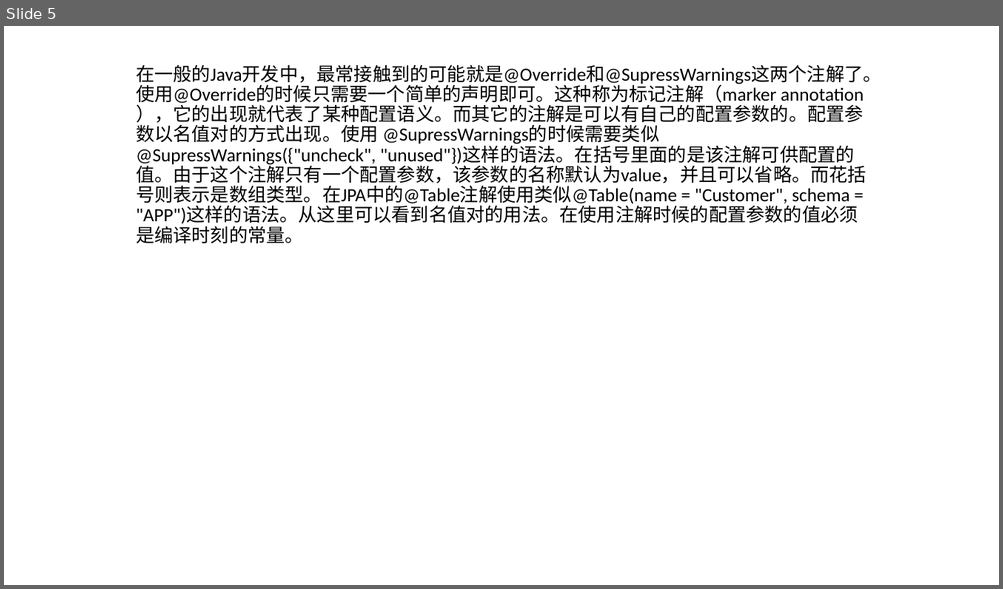
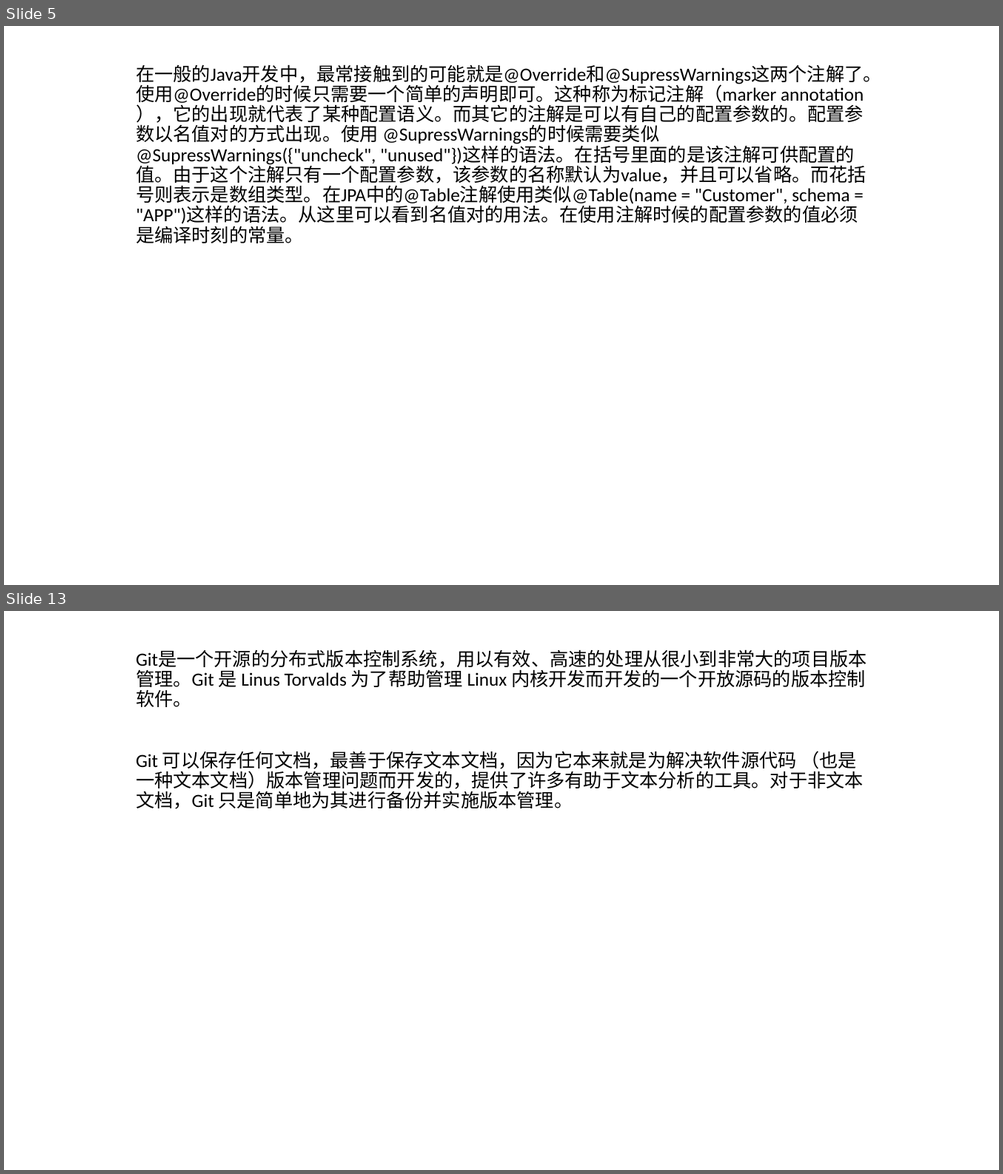
Before and after one commit to qianjinpeixun/RestSample, a slide deck: RestSample/java-docs/java2a/java-advance-section-8-注解.pptx. Shown one above the other, each under a label of ours: slide 5 before the commit, slides 5 and 13 after it; the slides between them are not shown. The pictures are 1003x589 and 1003x1174 pixels, drawn with LibreOffice and Linux fonts; fonts in the diff are those of the drawing. Boxes give left, top, right and bottom in pixels: in the first picture for what was removed or moved away, otherwise in the second. Text is boxed around its words. In the diff, an @@ line names an element or a change of style, - is before the commit and + after.

```diff
--- a/RestSample/java-docs/java2a/java-advance-section-8-注解.pptx
+++ b/RestSample/java-docs/java2a/java-advance-section-8-注解.pptx
@@ slide 13 added at (4,611,999,1170), background #FFFFFF @@
@@ subtitle added at (136,650,867,809), 18 pt, text #000000 @@
+Git是一个开源的分布式版本控制系统，用以有效、高速的处理从很小到非常大的项目版本管理。Git 是 Linus Torvalds 为了帮助管理 Linux 内核开发而开发的一个开放源码的版本控制软件。
+Git 可以保存任何文档，最善于保存文本文档，因为它本来就是为解决软件源代码 （也是一种文本文档）版本管理问题而开发的，提供了许多有助于文本分析的工具。对于非文本文档，Git 只是简单地为其进行备份并实施版本管理。
```
Also in this commit, not shown: 1 slide changed, 21 other slides added, 6 slides removed, 24 other files.
